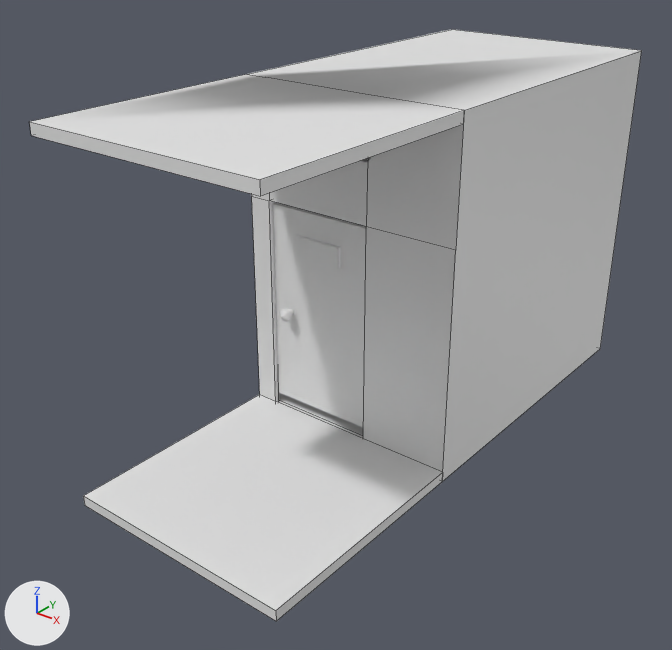
An edit to the FBX model Assets/Models/Room/door wall.fbx, drawn before and after from the same camera.
Camera for both pictures: a camera (50 mm lens) standing at (5.22, -5.4, 4.43) and looking at (0.84, 0.08, 1.03). The lights are fixed; the arrows at lower left show +X, +Y and +Z. Mesh edges are drawn as thin lines on the coarser meshes. Vertices at the same position are counted once.

The first picture shows 'door', 'door wall'.
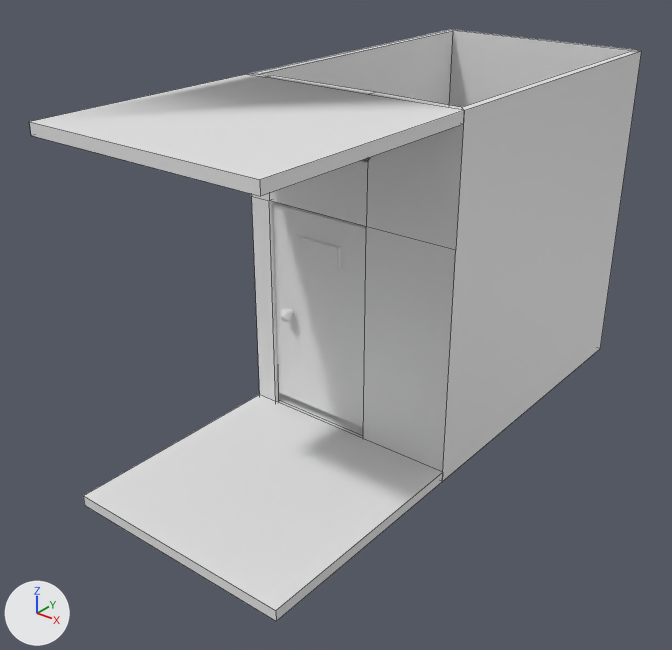
The change, as a list of edits to the scene's bpy script:
```text
Change me_plane_007:
    where me_plane_007.from_pydata(...)  # 48 vertices, 40 faces; spans x 0.0..2.0, y -2.0..3.0, z 0.0..3.0
    used by ob_door_wall; location = (0.0, 0.0, 0.0)
    verts and faces of me_plane_007; kept vertices keep their numbers, new ones are numbered from 48
    before: 2 (0.05, 0.05, 2.95), 3 (1.95, 0.05, 2.95), 6 (1.95, 2.95, 2.95), 7 (0.05, 2.95, 2.95), 12 (1.2, 0.06, 2.94)
    before: 13 (0.2, 0.06, 2.94), 30 (0.0, 0.0, 3.0) at pixel (246, 74), 31 (2.0, 0.0, 3.0) at pixel (464, 110), 34 (2.0, 3.0, 3.0) at pixel (641, 50), 35 (0.0, 3.0, 3.0) at pixel (451, 29)
    before: 40 (1.2, 0.0, 3.0) at pixel (368, 94), 41 (0.2, 0.0, 3.0) at pixel (265, 77)
    me_plane_007 part 1
    add delete_faces([(2, 7, 6, 3, 12, 13), (30, 41, 40, 31, 34, 35)])
    add verts[2] = (0.06, 0.06, 3.0)  # moved, pixel (258, 74)
    add verts[3] = (1.94, 0.06, 3.0)  # moved, pixel (461, 107)
    add verts[6] = (1.94, 2.94, 3.0)  # moved, pixel (631, 50)
    add verts[7] = (0.06, 2.94, 3.0)  # moved, pixel (453, 30)
    add verts[12] = (1.2, 0.09, 3.0)  # moved, pixel (376, 92)
    add verts[13] = (0.2, 0.09, 3.0)  # moved, pixel (273, 75)
    add faces += [(2, 30, 41, 13), (6, 34, 35, 7), (2, 7, 35, 30), (3, 31, 34, 6), (3, 12, 40, 31), (12, 13, 41, 40)]
```

Changed parts and their boxes (x1, y1, x2, y2) in the pictures (672 x 650 px):
part 1 of me_plane_007, built on
    both: (249, 29, 641, 110)
